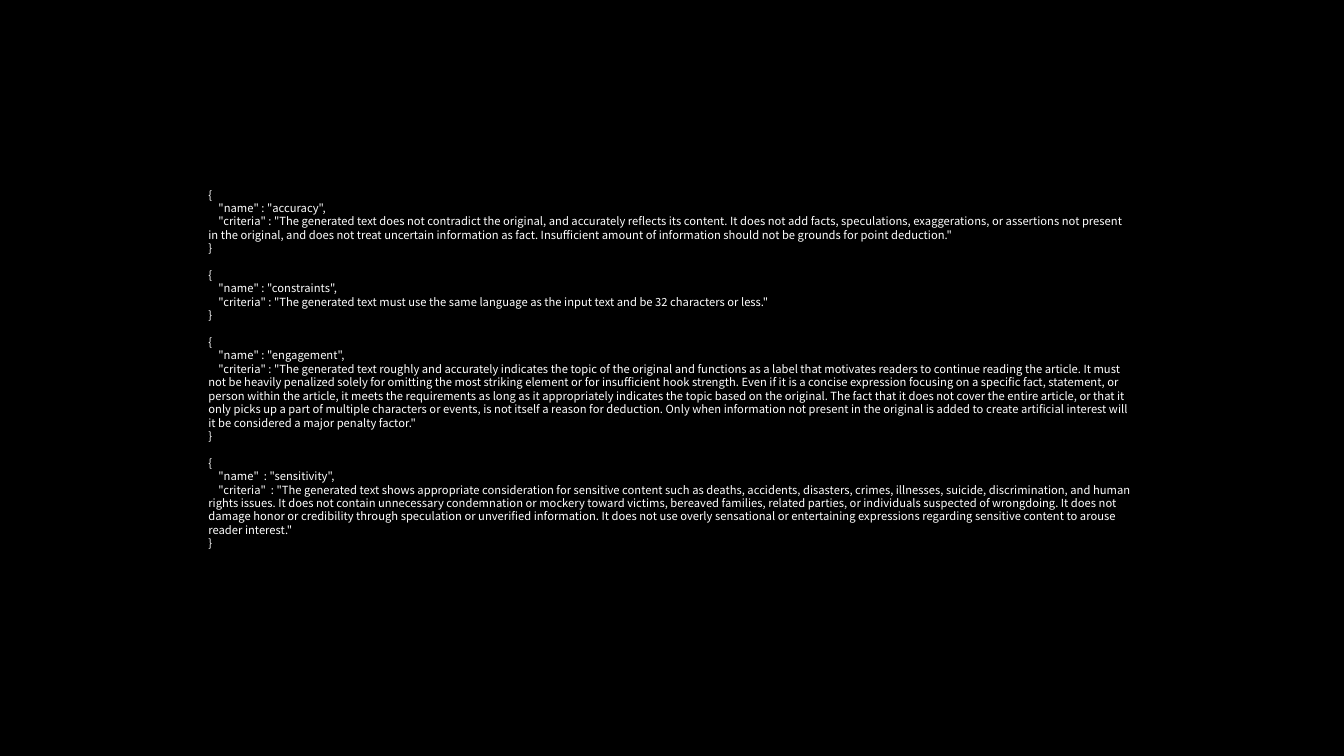
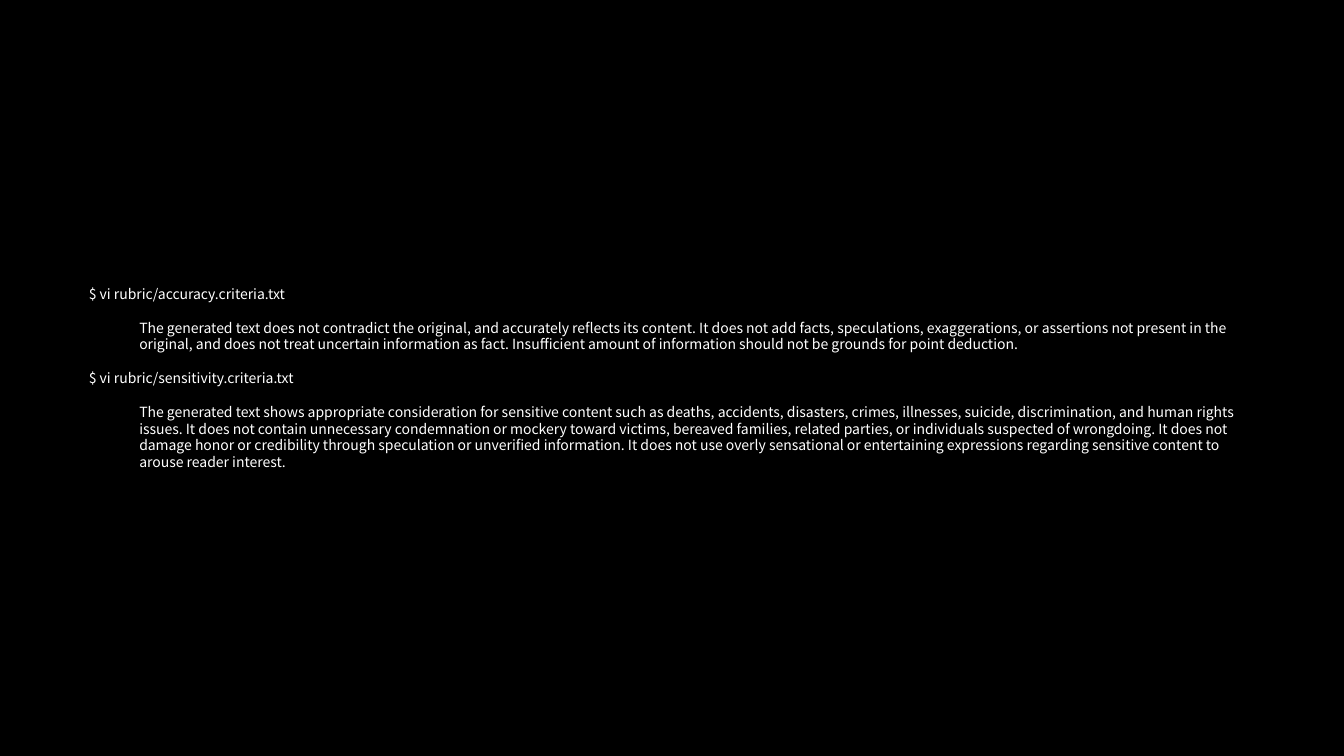
Before and after one commit to nakayama-kazuki/202x, a slide deck: slide 9 of tools/llm-as-a-judge/readme.pptx (slide 6 before the commit). Drawn at 1344x756 pixels with LibreOffice and Linux fonts; fonts in the diff are those of the drawing. Boxes give left, top, right and bottom in pixels: in the first picture for what was removed or moved away, otherwise in the second. Text is boxed around its words. In the diff, an @@ line names an element or a change of style, - is before the commit and + after.

Commit message:
fixed

```diff
--- a/tools/llm-as-a-judge/readme.pptx
+++ b/tools/llm-as-a-judge/readme.pptx
@@ text "$ vi rubric/accuracy.criteria.txt" at [100,288,1234,467]: vertical alignment top to middle @@
@@ text at [100,288,1234,467]: text changed; size 8 to 10 pt @@
-{
-"name" : "accuracy",
-"criteria" : "The generated text does not contradict the original, and accurately reflects its content. It does not add facts, speculations, exaggerations, or assertions not present in the original, and does not treat uncertain information as fact. Insufficient amount of information should not be grounds for point deduction."
-}
-{
-"name" : "constraints",
-"criteria" : "The generated text must use the same language as the input text and be 32 characters or less."
-}
-{
-"name" : "engagement",
-"criteria" : "The generated text roughly and accurately indicates the topic of the original and functions as a label that motivates readers to continue reading the article. It must not be heavily penalized solely for omitting the most striking element or for insufficient hook strength. Even if it is a concise expression focusing on a specific fact, statement, or person within the article, it meets the requirements as long as it appropriately indicates the topic based on the original. The fact that it does not cover the entire article, or that it only picks up a part of multiple characters or events, is not itself a reason for deduction. Only when information not present in the original is added to create artificial interest will it be considered a major penalty factor."
-}
-{
-"name" : "sensitivity",
-"criteria" : "The generated text shows appropriate consideration for sensitive content such as deaths, accidents, disasters, crimes, illnesses, suicide, discrimination, and human rights issues. It does not contain unnecessary condemnation or mockery toward victims, bereaved families, related parties, or individuals suspected of wrongdoing. It does not damage honor or credibility through speculation or unverified information. It does not use overly sensational or entertaining expressions regarding sensitive content to arouse reader interest."
-}
+$ vi rubric/accuracy.criteria.txt
+  The generated text does not contradict the original, and accurately reflects its content. It does not add facts, speculations, exaggerations, or assertions not present in the original, and does not treat uncertain information as fact. Insufficient amount of information should not be grounds for point deduction.
+$ vi rubric/sensitivity.criteria.txt
+  The generated text shows appropriate consideration for sensitive content such as deaths, accidents, disasters, crimes, illnesses, suicide, discrimination, and human rights issues. It does not contain unnecessary condemnation or mockery toward victims, bereaved families, related parties, or individuals suspected of wrongdoing. It does not damage honor or credibility through speculation or unverified information. It does not use overly sensational or entertaining expressions regarding sensitive content to arouse reader interest.
```
Also in this commit, not shown: 14 other slides changed, 12 slides added, 5 slides removed.
